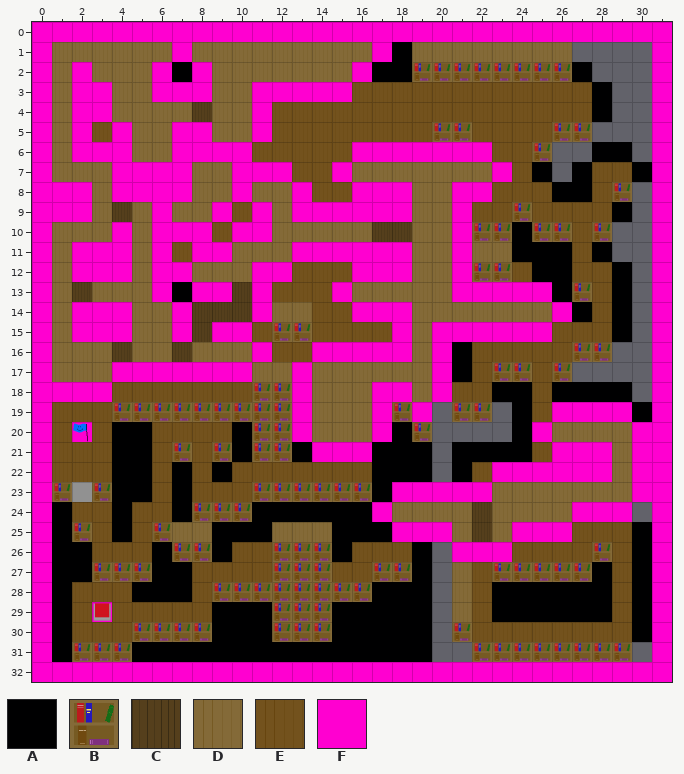
Level history. Tiled map: levels/level2/level2.tmx. That is the earlier state.
Cells are 64x64 px. Shown: x 0..31, y 0..32.
Key: from "spritesheet": A 0, B 1, C 2, D 4, E 5, F 10.
_ is an empty cell, # one hidden under a higher layer.
Layers that did not change in this view are not listed.
Layer "back" before, first column x 0:
 0 ________________________________
 1 _______#_________#A_____________
 2 __#___#A#_______#AABBBBBBBBA____
 3 __##__###__#_###EEEEEEEEEEEEA___
 4 __##____#__#EEEEEEEEEEEEEEEEA___
 5 __#E#__##__#EEEEEEEE##EEEE##____
 6 __###__####EEEEE#####_#EE#__AA__
 7 ____####__###EE#___#___#EA_AEEA_
 8 _##_####__#__#EE####_##EEEAAE#__
 9 _##_#_#__#E#_#######_#EE#EEEEA__
10 ____#_###E##_#___###_###A##E#___
11 __###_#E##___#######_#__AAAEA___
12 __###_##___##EEE####_#BBEAAEEA__
13 __#___#A####EEE#___#_#####A#EA__
14 __###__#######EE####______#AEA__
15 __###__####EBBEEEE########EEEA__
16 ____#__#####EE######_AEEEEE##___
17 ____##########_____#_AE##E#_____
18 _###EEEEEEE###___####EEAAEAAAA__
19 _EEE##########___#B#_##_AE####A_
20 _E#EAAEEEEA###___#A#____A#______
21 _EEEAAE#E#A##A#_#AAA_AAAAE###___
22 _EEEAAEAEAEEEEEEEAAA_AE######___
23 _###AAEAEEE######A##_##_________
24 _AEEAEEA###AAAAAA#____#____###__
25 _A#EAE###AAA###AAA##_####_#EEEA_
26 _AAEEEA##AEE###AEEEA_###EEEE#EA_
27 _AA###AAEEEE###EE##A_#E#####AEA_
28 _AEEEAAAE########AAA__EAAAAAAEA_
29 _AE#EEEEEAAA###AAAAA__EAAAAAAEA_
30 _AEEE####AAA###AAAAA_#EEEEEEEEA_
31 _A###AAAAAAAAAAAAAAA__########__
32 ________________________________
Layer "front" before, first column x 17:
 0 ___________
 1 __DDDDDDDD_
 2 ___________
 3 ___________
 4 ___________
 5 ___________
 6 ___________
 7 DDDDDD_____
 8 __DD_______
 9 __DD_______
10 CCDD_______
Layer "front2" before, first column x 0:
 0 FFFFFFFFFFFFFFFFFFFFFFFFFFFFFFFF
 1 F______F_________F_____________F
 2 F_F___F_F_______F______________F
 3 F_FF__FFF__FFFFF_______________F
 4 F_FF_______F___________________F
 5 F_F_F__FF__F___________________F
 6 F_FFF__FFFF_____FFFFFFF________F
 7 F___FFFF__FFF__F_______F_______F
 8 FFF_FFFF__F__F__FFF__FF________F
 9 FFF___F__F_F_FFFFFF__F_________F
10 F___F_FFF_FF_________F_________F
11 F_FFF_F_FF___FFFFFF__F_________F
12 F_FFF_FF___FF___FFF__F_________F
13 F_____F_FF_F___F_____FFFFF_____F
14 F_FFF__F___F____FFF_______F____F
15 F_FFF__F_FF_______F_FFFFFF_____F
16 F__________F__FFFFF_F__________F
17 F___FFFFFFF__F______F__________F
18 FFFF_________F___FF_F__________F
19 F____________F___F_F______FFFF_F
20 F____________F___F_______F____FF
21 F_____________FFF_________FFF_FF
22 F______________________FFFFFF_FF
23 F_________________FFFFF_______FF
24 F________________F_________FFF_F
25 F_________________FFF___FFF____F
26 F____________________FFF_______F
27 F______________________________F
28 F______________________________F
29 F______________________________F
30 F______________________________F
31 F______________________________F
32 FFFFFFFFFFFFFFFFFFFFFFFFFFFFFFFF
The same view after the edit:
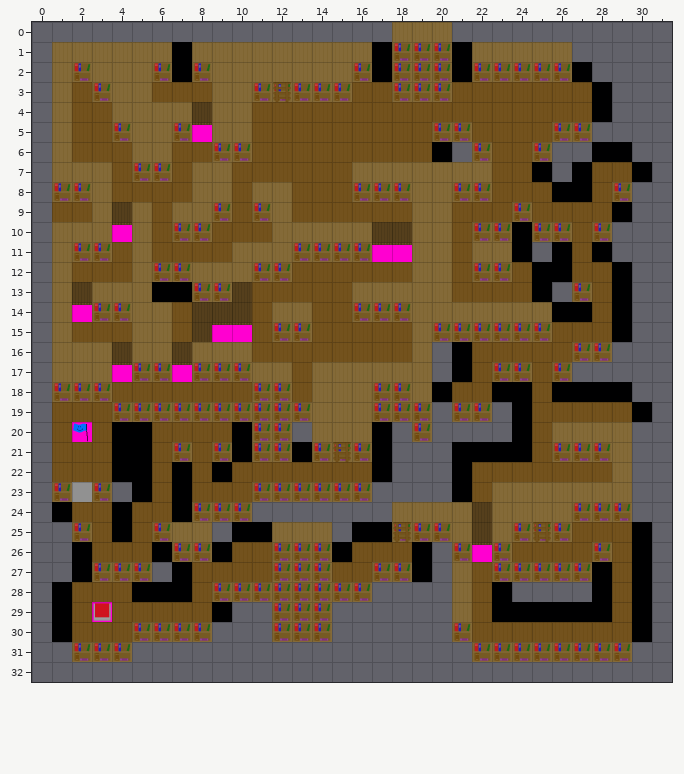
What changed:
Changed rows in their new state; . is an unchanged cell.
Layer "back":
first column x 18:
 1 ...A
 2 ...A
 3 BBB.
first column x 25:
11 _.
13 ._
first column x 1:
20 ............_...._.........
21 .................__........
22 .................__........
23 ..._............___........
24 .........._______..........
25 _......._....._............
26 _..........................
27 _...._.....................
28 ................___....____
29 .........__..._____........
30 ........___..._____........
31 _..._______________........
Layer "front":
first column x 19:
 1 ___
Layer "front2" (now hidden):
first column x 0:
 0 ________________________________
 1 _......_........._............._
 2 _._..._._......._.............._
 3 _.__..___.._____..............._
 4 _.__......._..................._
 5 _._._..__.._..................._
 6 _.___..____....._______........_
 7 _...____..___.._......._......._
 8 ___.____.._.._..___..__........_
 9 ___..._.._._.______.._........._
10 _..._.___.__........._........._
11 _.___._.__...______.._........._
12 _.___.__...__...___.._........._
13 _....._.__._..._....._____....._
14 _.___.._..._....___......._...._
15 _.___.._.__......._.______....._
16 _.........._.._____._.........._
17 _..._______.._......_.........._
18 ____........._...__._.........._
19 _............_..._._......____._
20 _............_..._......._....__
21 _.............___.........___.__
22 _......................______.__
23 _................._____.......__
24 _................_.........___._
25 _.................___...___...._
26 _....................___......._
27 _.............................._
28 _.............................._
29 _.............................._
30 _.............................._
31 _.............................._
32 ________________________________
Layer "front3":
first column x 18:
 0 DDD
 1 BBB
 2 B..
Pixel boxes of the changes (left, top, right, bottom) in both pictures:
changed: (32, 22, 672, 682)
